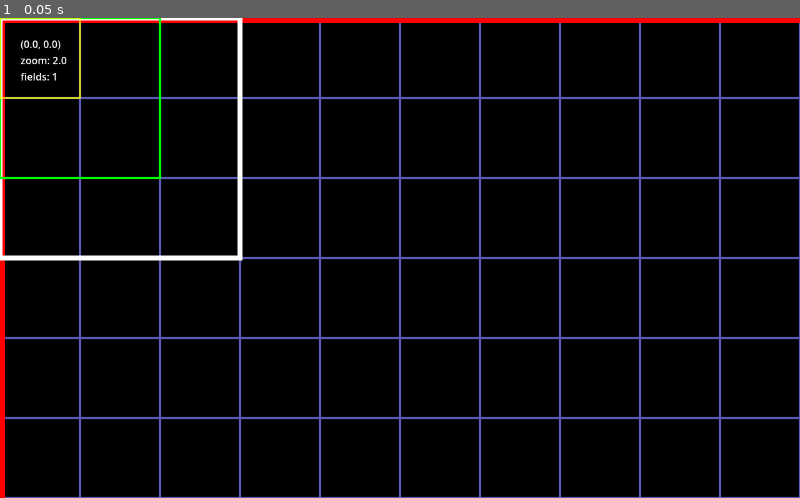
Above: before the commit, frame 1.
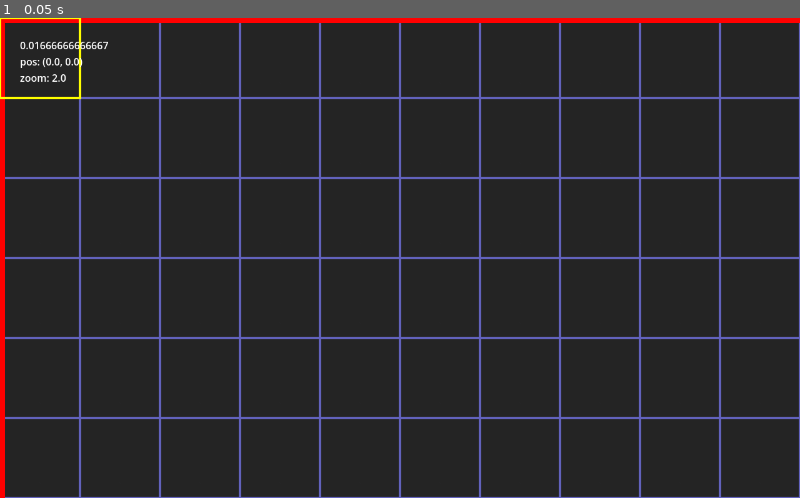
Above: after the commit, the same moment.

Repository: MarshallNekiu/MyLittleProject
Game: Godot game, scene res://scene/main.tscn
Same seed, same stepped clock (60 frames per second), same inputs: the game is played once before the commit and once after it.
Inputs:
- Up to frame 1 (0.05 s): no input

The runs differ from the first frame. In frame 1, 95% of the frame differs, in the area x 0-100%, y 0-100%.

Commit message:
Unit movement. Concepts changed

Diff:
--- a/project.godot
+++ b/project.godot
@@ -14,6 +14,7 @@
 run/main_scene="uid://bjrpt87rwsd0w"
 config/features=PackedStringArray("4.4", "GL Compatibility")
 config/icon="res://icon.svg"
+run/bg_color=Color(0.14, 0.14, 0.14, 1)
 
 [display]
 
--- a/scene/main.tscn
+++ b/scene/main.tscn
@@ -25,29 +25,31 @@
 shader_parameter/offset = Vector2(0, 0)
 shader_parameter/zoom = 2.0
 
-[node name="Main" type="Node"]
+[node name="Main" type="Node2D"]
 script = ExtResource("1_itxqv")
 
-[node name="DebugLayer" type="CanvasLayer" parent="."]
+[node name="DBLayer" type="CanvasLayer" parent="."]
 
-[node name="Label" type="Label" parent="DebugLayer"]
-offset_left = 33.0
-offset_top = 30.0
-offset_right = 73.0
-offset_bottom = 53.0
+[node name="Label" type="Label" parent="DBLayer"]
+offset_left = 32.0
+offset_top = 32.0
+offset_right = 96.0
+offset_bottom = 64.0
+text = "-"
 
-[node name="CamLayer" type="CanvasLayer" parent="."]
+[node name="BGLayer" type="CanvasLayer" parent="."]
 layer = -1
 
-[node name="BGColor" type="ColorRect" parent="CamLayer"]
+[node name="Color" type="ColorRect" parent="BGLayer"]
 anchors_preset = 15
 anchor_right = 1.0
 anchor_bottom = 1.0
 grow_horizontal = 2
 grow_vertical = 2
-color = Color(0, 0, 0, 1)
+mouse_filter = 2
+color = Color(0.141176, 0.141176, 0.141176, 1)
 
-[node name="Grid" type="TextureRect" parent="CamLayer"]
+[node name="Grid" type="TextureRect" parent="BGLayer"]
 self_modulate = Color(0.45, 0.45, 0.9, 0.784314)
 texture_filter = 1
 material = SubResource("ShaderMaterial_wp4xf")
@@ -64,3 +66,4 @@
 [node name="Camera" type="Camera2D" parent="."]
 anchor_mode = 0
 zoom = Vector2(2, 2)
+position_smoothing_speed = 20.0
--- a/script/field.gd
+++ b/script/field.gd
@@ -1,5 +1,9 @@
 class_name Field
 extends Node2D
+
+signal focused(_field: Field)
+signal teamFocused(_field: Field, _team: Team)
+signal unitFocused(_field: Field, _team: Team, _unit: Unit)
 
 var size: Vector2:
 	set(x): __rectNode.size = x
@@ -12,6 +16,8 @@
 var __rectNode: ReferenceRect = ReferenceRect.new()
 var __teamsNode: Node2D = Node2D.new()
 
+var __rid: int = rid_allocate_id()
+
 
 func _init(_class: String) -> void:
 	__class = _class
@@ -19,7 +25,8 @@
 	__rectNode.border_color = Color.WHITE
 	__rectNode.border_width = 4.0
 	__rectNode.editor_only = false
-	__rectNode.size = Vector2(192, 192)
+	__rectNode.size = Vector2(512, 320)
+	__rectNode.pivot_offset = __rectNode.size * 0.5
 	__rectNode.mouse_filter = Control.MOUSE_FILTER_IGNORE
 
 	add_child(__rectNode)
@@ -29,6 +36,16 @@
 func __newTeam(_name: String) -> Team:
 	var team: Team = Team.new(_name)
 	return team
+
+
+func _process(delta: float) -> void:
+	if is_instance_valid(__focus):
+		pass # FOCUS ANIMATION
+	__rectNode.scale = Vector2.ONE + ((Vector2.ONE * 4) * sin(Time.get_ticks_msec() * 0.005)) / __rectNode.size
+
+
+func turnProccess(_time: float) -> void: # turn = floor(_time)
+	pass
 
 
 func attachTeam(_name: String) -> void:
--- a/script/main.gd
+++ b/script/main.gd
@@ -1,61 +1,77 @@
-extends Node
+extends Node2D
 
-var size: Vector2:
-	set(x): __rectNode.size = x
-	get: return __rectNode.size
+static var __mouse: Vector2
 
-var __fields: Array[Field]
-var __focus: Field
-
-var __rectNode: ReferenceRect = ReferenceRect.new()
-var __fieldsNode: Node2D = Node2D.new()
+var __unitTest: Unit = Unit.new("normal")
+var __debug: Dictionary
 
 
 func _init() -> void:
-	attachField("normal")
-	attachTeam(0, "player")
-	attachUnit(0, 0, "normal")
-
-	__rectNode.border_color = Color.RED
-	__rectNode.border_width = 8.0
-	__rectNode.editor_only = false
-	__rectNode.size = Vector2(1280, 768)
-	__rectNode.mouse_filter = Control.MOUSE_FILTER_IGNORE
-
-	add_child(__rectNode)
-	add_child(__fieldsNode)
+	add_child(__unitTest)
 
 
 func _ready() -> void:
-	addField(0)
-	addTeam(0, 0)
-	addUnit(0, 0, 0)
+	setCameraPosition(Vector2.ZERO)
+	setCameraZoom(2.0)
 
 
 func _input(event: InputEvent) -> void:
-	pass
+	if event is InputEventScreenDrag:
+		__debug["mouse"] = event.position
+	elif event is InputEventScreenTouch:
+		__debug["mouse"] = getCameraPosition() + event.position * (1.0 / getCameraZoom())
+		if event.is_released():
+			var unit: Unit = Unit.focused
+			if is_instance_valid(unit):
+				var dir: Vector2 = unit.position.direction_to(__mouse)
+				var dis: float = unit.position.distance_to(__mouse)
+				var deg: int = absi(int(Vector2.UP.dot(dir) * 90))
+				var vector: Vector2 = dir
+
+				if deg in [0, 63, 90]:
+					if deg == 63:
+						vector *= 1.41421
+
+					unit.move(vector, roundi((dis if not deg == 63 else (dis / 1.41421)) / 64.0))
+
+				Unit.focused = null
 
 
 func _unhandled_input(event: InputEvent) -> void:
 	if event is InputEventScreenDrag:
-		setCameraPosition(getCameraPosition() + event.relative)
+		var localEvent: InputEventScreenDrag = make_input_local(event)
+		if not is_instance_valid(Unit.focused):
+			setCameraPosition(getCameraPosition() - event.relative * (1.0 /getCameraZoom()))
+		else:
+			__mouse = (localEvent.position.clamp(Vector2.ZERO, Vector2(1280 - 32, 768 - 32)) / Vector2(64, 64)).floor() * 64
+			__debug["dot"] = absi(int(Vector2.UP.dot(__mouse.direction_to(Unit.focused.position)) * 90))
 
 
 func _process(delta: float) -> void:
-	$DebugLayer/Label.text = str(
-		getCameraPosition(), "\n",
-		"zoom: ", getCameraZoom(), "\n",
-		"fields: ", __fields.size()
-	)
+	var toDebug: String = str(delta, "\n")
+	for _key in __debug:
+		toDebug += str(_key, ": ", __debug[_key], "\n")
+	$DBLayer/Label.text = toDebug
+
+	queue_redraw()
 
 
-func _physics_process(delta: float) -> void:
-	pass
+func _draw() -> void:
+	draw_rect(Rect2(Vector2(0, 0), Vector2(1280, 768)), Color.RED, false, 8)
+	var unit: Unit = Unit.focused
+	if is_instance_valid(unit):
+		draw_rect(Rect2(unit.position + Vector2(24, 24), Vector2(16, 16)), Color.VIOLET, true, 4.0)
+		if absi(int(Vector2.UP.dot(__mouse.direction_to(Unit.focused.position)) * 90)) in [0, 63, 90]:
+			draw_rect(Rect2(__mouse + Vector2(24, 24), Vector2(16, 16)), Color.VIOLET, true, 4.0)
+			draw_line(unit.position + Vector2(32, 32), __mouse + Vector2(32, 32), Color.VIOLET, 2.0)
+
 
 
 func setCameraZoom(_zoom: float) -> void:
 	$Camera.zoom = Vector2(_zoom, _zoom)
-	$CamLayer/Grid.material.set_shader_parameter("zoom", _zoom)
+	$BGLayer/Grid.material.set_shader_parameter("zoom", _zoom)
+
+	__debug["zoom"] = _zoom
 
 
 func getCameraZoom() -> float:
@@ -63,48 +79,13 @@
 
 
 func setCameraPosition(_position: Vector2) -> void:
-	var grid: ShaderMaterial = $CamLayer/Grid.material
+	var grid: ShaderMaterial = $BGLayer/Grid.material
 
 	$Camera.position = _position
 	grid.set_shader_parameter("offset", _position)
 
+	__debug["pos"] = _position
+
 
 func getCameraPosition() -> Vector2:
 	return $Camera.position
-
-
-func __newField(_class: String) -> Field:
-	var field: Field = Field.new(_class)
-	return field
-
-
-func attachField(_class: String) -> void:
-	var field: Field = __newField(_class)
-	__fields.append(field)
-
-
-func attachTeam(_fIdx: int, _name: String) -> void:
-	__fields[_fIdx].attachTeam(_name)
-
-
-func attachUnit(_fidx: int, _tIdx: int, _class) -> void:
-	__fields[_fidx].attachUnit(_tIdx, _class)
-
-
-func addField(idx: int) -> void:
-	var field: Field = __fields[idx]
-	__rectNode.add_child(field)
-
-
-func addTeam(_fIdx: int, _tIdx: int) -> void:
-	__fields[_fIdx].addTeam(_tIdx)
-
-
-func addUnit(_fidx: int, _tIdx: int, _uIdx: int) -> void:
-	__fields[_fidx].addUnit(_tIdx, _uIdx)
-
-
-func focusField(idx: int) -> void:
-	if is_instance_valid(__focus):
-		pass
-	__focus = __fields[idx]
--- a/script/team.gd
+++ b/script/team.gd
@@ -12,6 +12,8 @@
 var __rectNode: ReferenceRect = ReferenceRect.new()
 var __unitsNode: Node2D = Node2D.new()
 
+var __rid: int = rid_allocate_id()
+
 
 func _init(_name: String) -> void:
 	__name = _name
@@ -19,7 +21,8 @@
 	__rectNode.border_color = Color.GREEN
 	__rectNode.border_width = 2.0
 	__rectNode.editor_only = false
-	__rectNode.size = Vector2(128, 128)
+	__rectNode.size = Vector2(256, 192)
+	__rectNode.pivot_offset = __rectNode.size * 0.5
 	__rectNode.mouse_filter = Control.MOUSE_FILTER_IGNORE
 
 	var normalsNode: Node2D = Node2D.new()
@@ -28,6 +31,12 @@
 	__unitsNode.add_child(normalsNode)
 	add_child(__rectNode)
 	add_child(__unitsNode)
+
+
+func _process(delta: float) -> void:
+	if is_instance_valid(__focus):
+		pass # FOCUS ANIMATION
+	__rectNode.scale = Vector2.ONE + ((Vector2.ONE * 2) * sin(Time.get_ticks_msec() * 0.005)) / __rectNode.size
 
 
 func __newUnit(_class: String) -> Unit:
--- a/script/unit.gd
+++ b/script/unit.gd
@@ -1,25 +1,35 @@
 class_name Unit
-extends Node
+extends Node2D
 
-var size: Vector2:
-	set(x): __rectNode.size = x
-	get: return __rectNode.size
+static var focused: Unit
 
 var __class: String = ""
-
-var __rectNode: ReferenceRect = ReferenceRect.new()
+var __rid: int = rid_allocate_id()
 
 
 func _init(_class: String) -> void:
 	__class = _class
 
-	__rectNode.border_color = Color.YELLOW
-	__rectNode.border_width = 1.0
-	__rectNode.editor_only = false
-	__rectNode.size = Vector2(64, 64)
-	__rectNode.mouse_filter = Control.MOUSE_FILTER_IGNORE
 
-	add_child(__rectNode)
+func _input(event: InputEvent) -> void:
+	if event is InputEventScreenTouch:
+		var localEvent: InputEventScreenTouch = make_input_local(event)
+		if event.is_pressed():
+			if Rect2(Vector2.ZERO, Vector2(64, 64)).has_point(localEvent.position):
+				focused = self
+
+
+func _process(delta: float) -> void:
+	queue_redraw()
+
+
+func _draw() -> void:
+	draw_rect(Rect2(Vector2(0, 0), Vector2(64, 64)), Color.YELLOW, false, 2)
+
+
+func move(_vector: Vector2, _step: int) -> void:
+	for i in _step:
+		await create_tween().tween_property(self, "position", (position + _vector * 64) / (Vector2(64, 64)).round() * 64, 0.05).finished
 
 
 func getClass() -> String: return __class
Not shown, added: GDD.md
